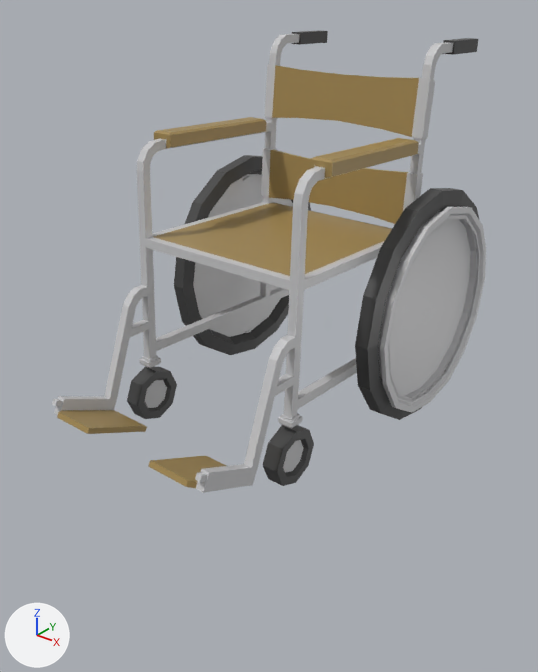
Before and after pictures for a commit that changed the FBX model Assets/3DModels/wheelchair 1.fbx.
Camera for both pictures: a 50 mm lens placed at (1.57, -2.16, 1.72), pointed at (-0.02, -0.17, 0.49). Arrows for +X, +Y and +Z are at lower left; the lights stay in place. Where no turn or scale is listed for an object, it has been applied to the vertices.

Objects in the first picture: 'back wheels.003', 'back wheels.004', 'front wheel.003', 'front wheel.004', 'seat.002', 'wheel handles.003', 'wheel handles.004'.
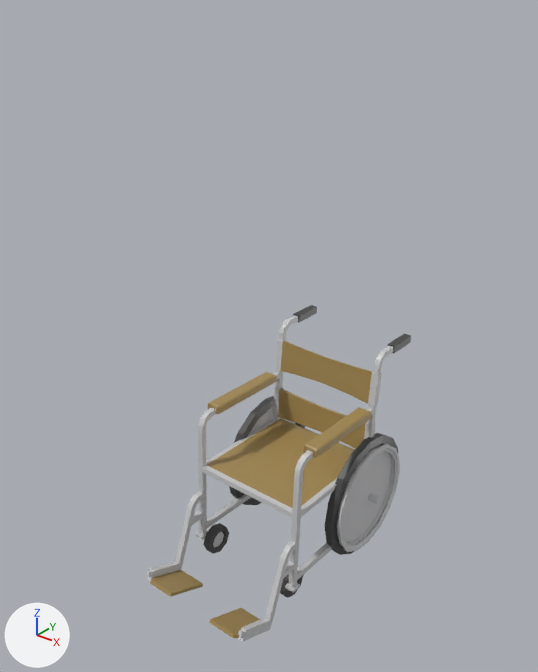
Changed parts and their boxes [x1, y1, x2, y2] in the pictures (538 x 672 px):
'seat.002', mesh rescaled, moved (38% narrower, 27% shorter): before [52, 30, 478, 493]; after [146, 305, 411, 642]
'back wheels.004', mesh rescaled, moved (40% narrower, 47% shorter): before [355, 188, 479, 420]; after [324, 433, 398, 555]
'back wheels.003', mesh rescaled, moved (44% narrower, 45% shorter): before [174, 155, 311, 355]; after [229, 396, 305, 505]
'wheel handles.004', mesh rescaled, moved (41% narrower, 47% shorter): before [379, 207, 486, 413]; after [337, 444, 400, 552]
'front wheel.003', mesh rescaled, moved (47% narrower, 41% shorter): before [127, 366, 177, 419]; after [203, 523, 229, 554]
'front wheel.004', mesh rescaled, moved: before [263, 425, 314, 486]; after [280, 574, 303, 598]
'wheel handles.003', moved (not visible afterwards): before [243, 176, 251, 333]

What changed in the scene script:
```text
Change me_cylinder_014:
    where me_cylinder_014.from_pydata(...)  # 216 vertices, 216 faces; spans x -0.051..0.011, y -0.393..0.391, z -0.387..0.391
    used by ob_wheel_handles_004; location = (0.479, 0.19, 0.603)
    me_cylinder_014 part 4: the whole mesh is scaled about the mesh origin by 0.62
Change me_cylinder_012:
    where me_cylinder_012.from_pydata(...)  # 50 vertices, 48 faces; spans x -0.03..0.03, y -0.102..0.102, z -0.102..0.102
    used by ob_front_wheel_004; location = (0.327, -0.503, 0.279)
    me_cylinder_012 part 3: the whole mesh is scaled about its middle by 0.62
Change me_cylinder_004:
    where me_cylinder_004.from_pydata(...)  # 50 vertices, 48 faces; spans x -0.03..0.03, y -0.102..0.102, z -0.102..0.102
    used by ob_front_wheel_003; location = (-0.327, -0.503, 0.279)
    me_cylinder_004 part 1: the whole mesh is scaled about its middle by 0.62
Change me_cube_003:
    where me_cube_003.from_pydata(...)  # 737 vertices, 753 faces; spans x -0.43..0.43, y -0.82..0.7, z -0.59..0.64
    used by ob_seat_002; location = (0.0, -0.13, 0.872)
    me_cube_003 part 6: the whole mesh is scaled about the mesh origin by 0.74
Change me_cylinder_013:
    where me_cylinder_013.from_pydata(...)  # 178 vertices, 176 faces; spans x -0.04..0.033, y -0.44..0.44, z -0.44..0.44
    used by ob_back_wheels_004; location = (0.434, 0.197, 0.606)
    me_cylinder_013 part 2: the whole mesh is scaled about the mesh origin by 0.62
Change me_cylinder_003:
    where me_cylinder_003.from_pydata(...)  # 178 vertices, 176 faces; spans x -0.033..0.04, y -0.44..0.44, z -0.44..0.44
    used by ob_back_wheels_003; location = (-0.434, 0.197, 0.606)
    me_cylinder_003 part 5: the whole mesh is scaled about the mesh origin by 0.62
Change ob_wheel_handles_004:
    ob_wheel_handles_004.location: (0.479, 0.19, 0.603) -> (0.297, 0.118, -0.295)
Change ob_front_wheel_004:
    ob_front_wheel_004.location: (0.327, -0.503, 0.279) -> (0.203, -0.312, -0.496)
Change ob_front_wheel_003:
    ob_front_wheel_003.location: (-0.327, -0.503, 0.279) -> (-0.203, -0.312, -0.496)
Change ob_seat_002:
    ob_seat_002.location: (0.0, -0.13, 0.872) -> (0.0, -0.081, -0.128)
Change ob_wheel_handles_003:
    ob_wheel_handles_003.location: (-0.471, 0.19, 0.603) -> (-0.292, 0.118, -0.295)
Change ob_back_wheels_004:
    ob_back_wheels_004.location: (0.434, 0.197, 0.606) -> (0.269, 0.122, -0.293)
Change ob_back_wheels_003:
    ob_back_wheels_003.location: (-0.434, 0.197, 0.606) -> (-0.269, 0.122, -0.293)
```
